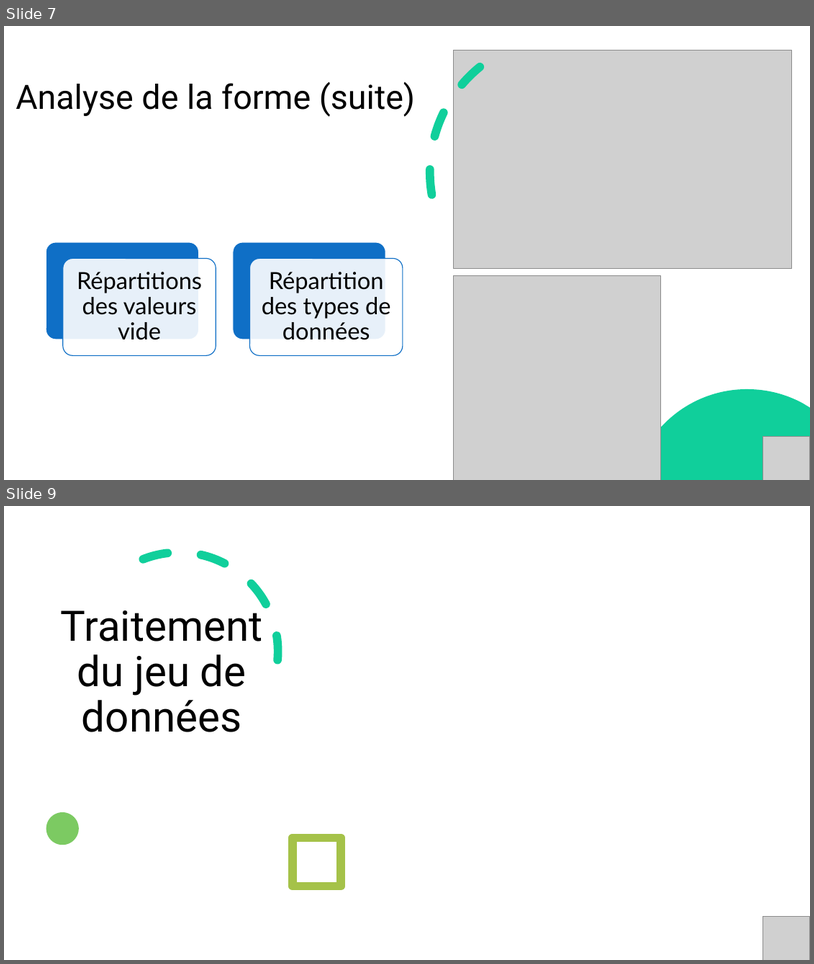
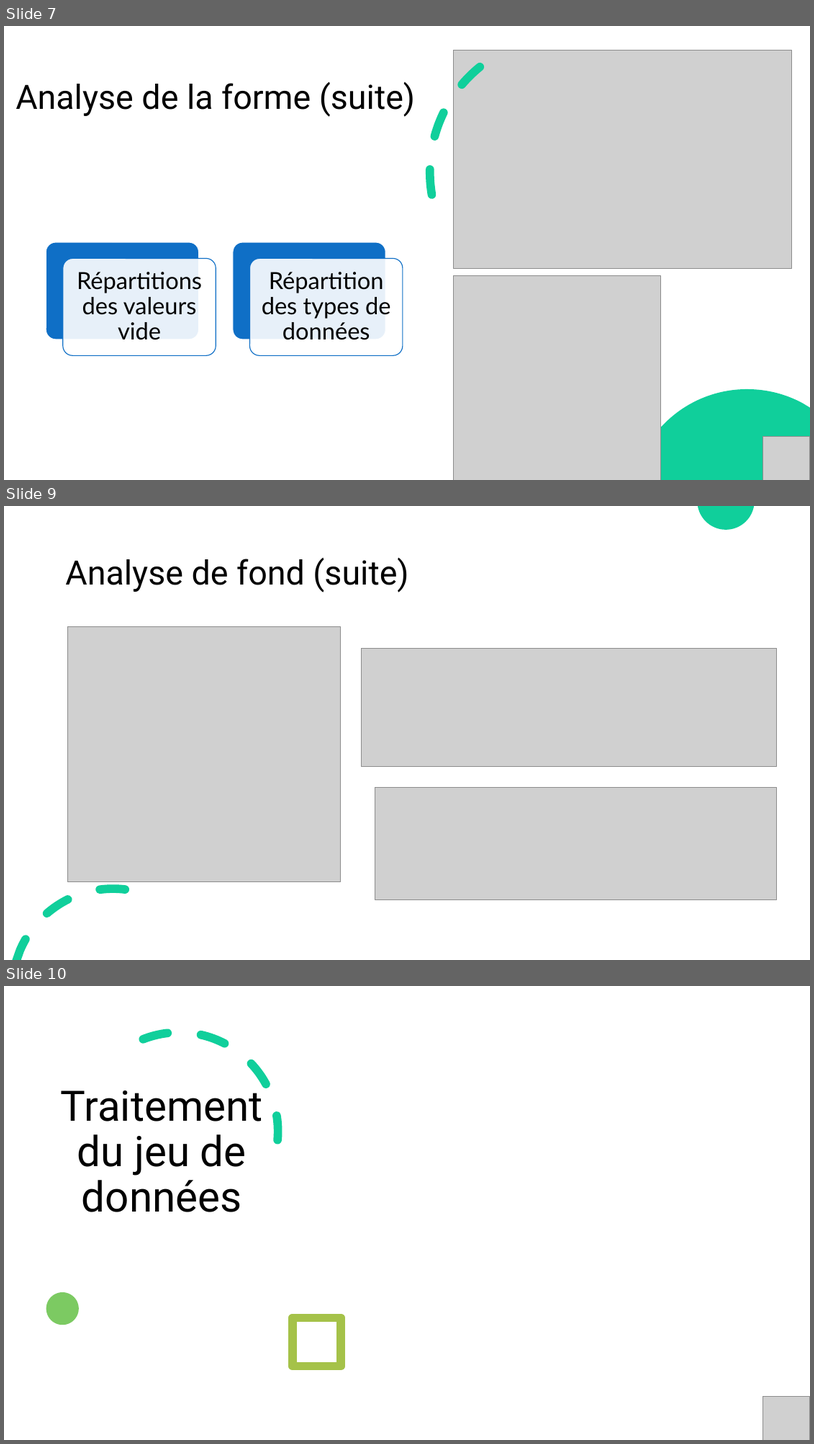
Before and after one commit to Seb-IX/Projet_4, a slide deck: Présentation/P04_02_presentation.pptx. Shown one above the other, each under a label of ours: slides 7 and 9 before the commit, slides 7, 9 and 10 after it; the slides between them are not shown. The pictures are 814x964 and 814x1444 pixels, drawn with LibreOffice and Linux fonts; fonts in the diff are those of the drawing; grey boxes stand for pictures; background and template pictures are left out. Boxes give left, top, right and bottom in pixels: in the first picture for what was removed or moved away, otherwise in the second. Text is boxed around its words. In the diff, an @@ line names an element or a change of style, - is before the commit and + after.

```diff
--- a/Présentation/P04_02_presentation.pptx
+++ b/Présentation/P04_02_presentation.pptx
@@ slide 9 added at [4,506,810,960], background #FFFFFF; not listed: 2 template elements that a slide beside it also shows @@
@@ title added at [65,558,409,592], 40 pt, text #000000 @@
+Analyse de fond (suite)
@@ picture added at [67,626,341,882] @@
@@ picture added at [362,648,777,766] @@
@@ picture added at [376,788,778,899] @@
@@ what was slide 9 is now slide 10 @@
```
Also in this commit, not shown: 1 slide changed, 12 other slides added, 7 slides removed, 3 other files.
